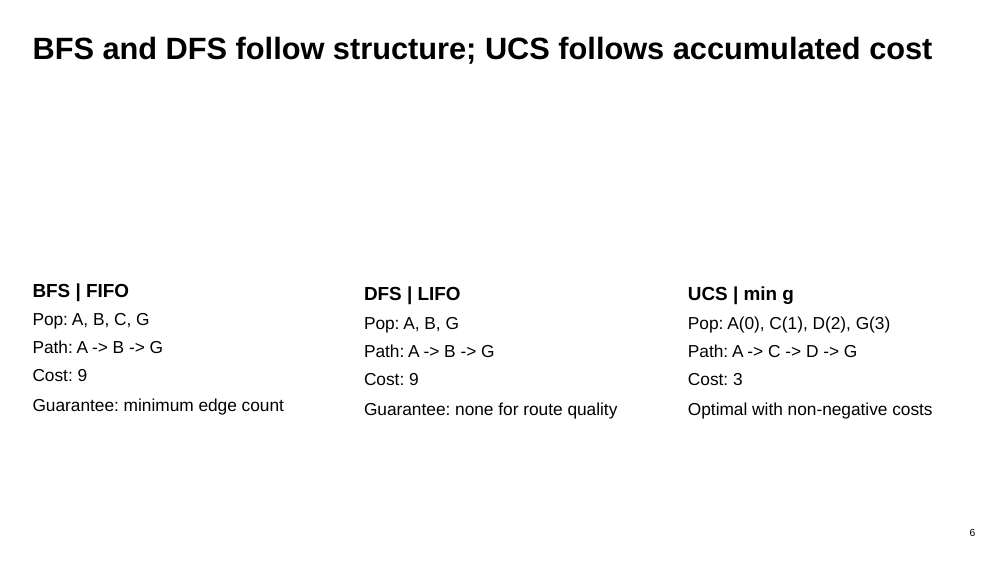
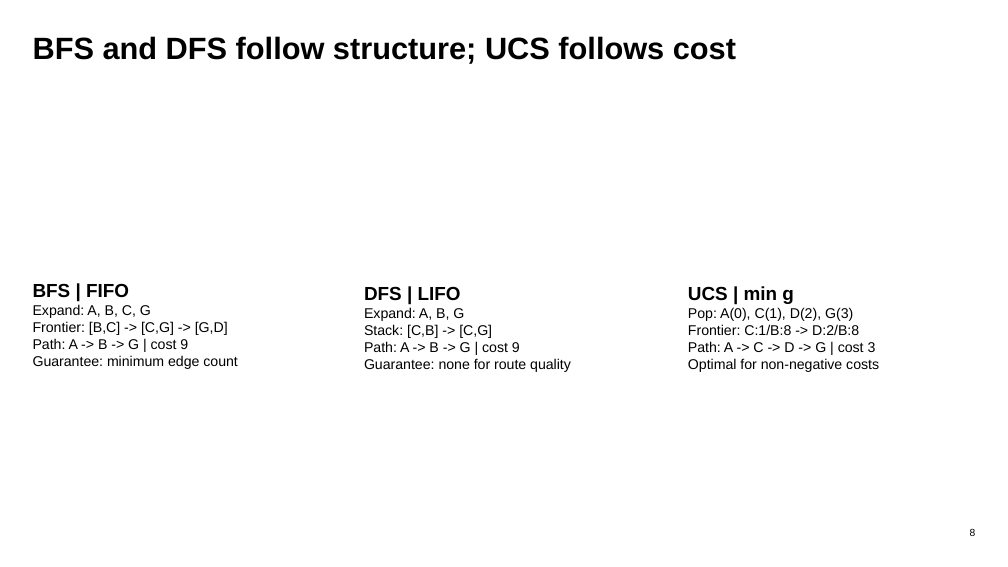
Before and after one commit to Group-1-Lab-AI101/lab-1, a slide deck: slide 8 of output/presentation/1 - Slide.pptx (slide 6 before the commit). Drawn at 1008x567 pixels with LibreOffice and Linux fonts; fonts in the diff are those of the drawing. Boxes give left, top, right and bottom in pixels: in the first picture for what was removed or moved away, otherwise in the second. Text is boxed around its words. In the diff, an @@ line names an element or a change of style, - is before the commit and + after.

```diff
--- a/output/presentation/1 - Slide.pptx
+++ b/output/presentation/1 - Slide.pptx
@@ text at (x1=33, y1=36, x2=736, y2=64): text changed @@
-BFS and DFS follow structure; UCS follows accumulated cost
+BFS and DFS follow structure; UCS follows cost
@@ text at (x1=33, y1=304, x2=237, y2=369): text changed; size 16.5 to 13.5 pt @@
-Pop: A, B, C, G
-Path: A -> B -> G
-Cost: 9
-Guarantee: minimum edge count
+Expand: A, B, C, G
+Frontier: [B,C] -> [C,G] -> [G,D]
+Path: A -> B -> G | cost 9
+Guarantee: minimum edge count
@@ text at (x1=364, y1=307, x2=571, y2=372): text changed; size 16.5 to 13.5 pt @@
-Pop: A, B, G
-Path: A -> B -> G
-Cost: 9
-Guarantee: none for route quality
+Expand: A, B, G
+Stack: [C,B] -> [C,G]
+Path: A -> B -> G | cost 9
+Guarantee: none for route quality
@@ text at (x1=688, y1=307, x2=879, y2=372): text changed; size 16.5 to 13.5 pt @@
-Pop: A(0), C(1), D(2), G(3)
-Path: A -> C -> D -> G
-Cost: 3
-Optimal with non-negative costs
+Pop: A(0), C(1), D(2), G(3)
+Frontier: C:1/B:8 -> D:2/B:8
+Path: A -> C -> D -> G | cost 3
+Optimal for non-negative costs
```
Also in this commit, not shown: 13 other slides changed, 6 slides added, 1 slide removed, 2 other files.
